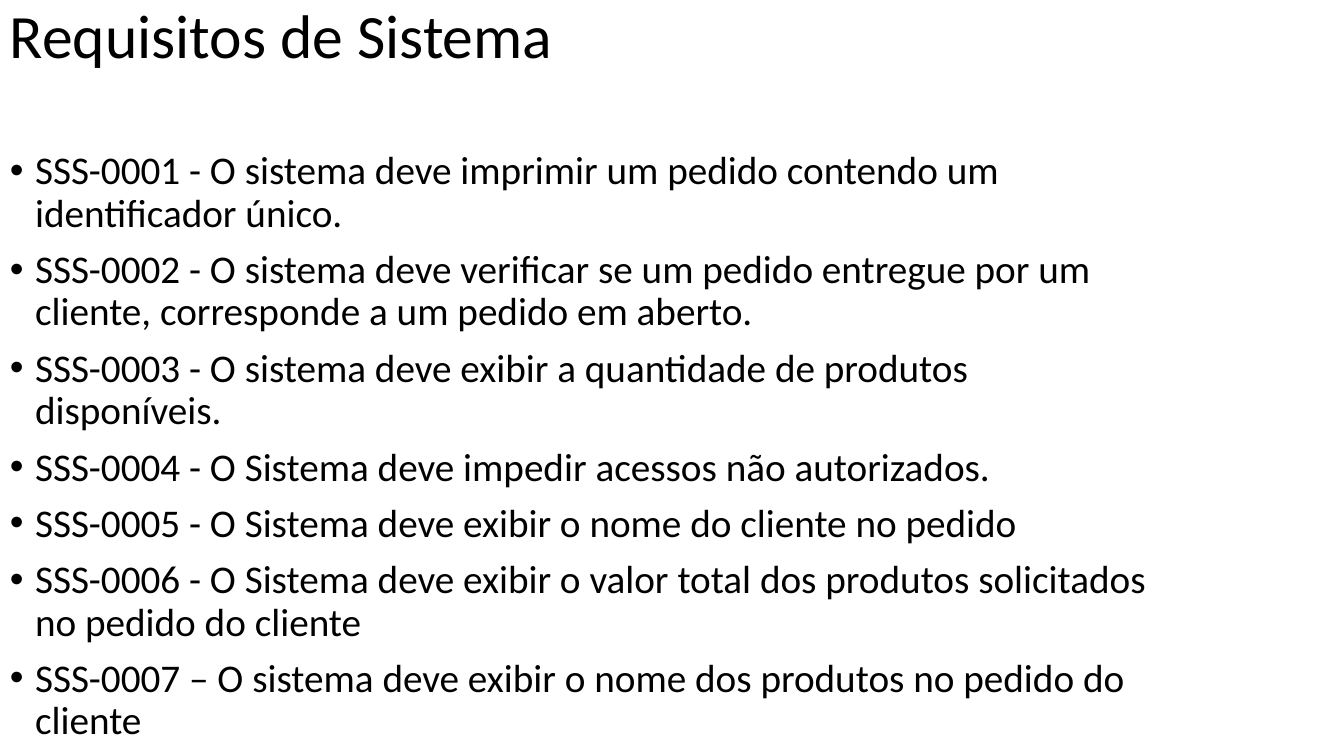
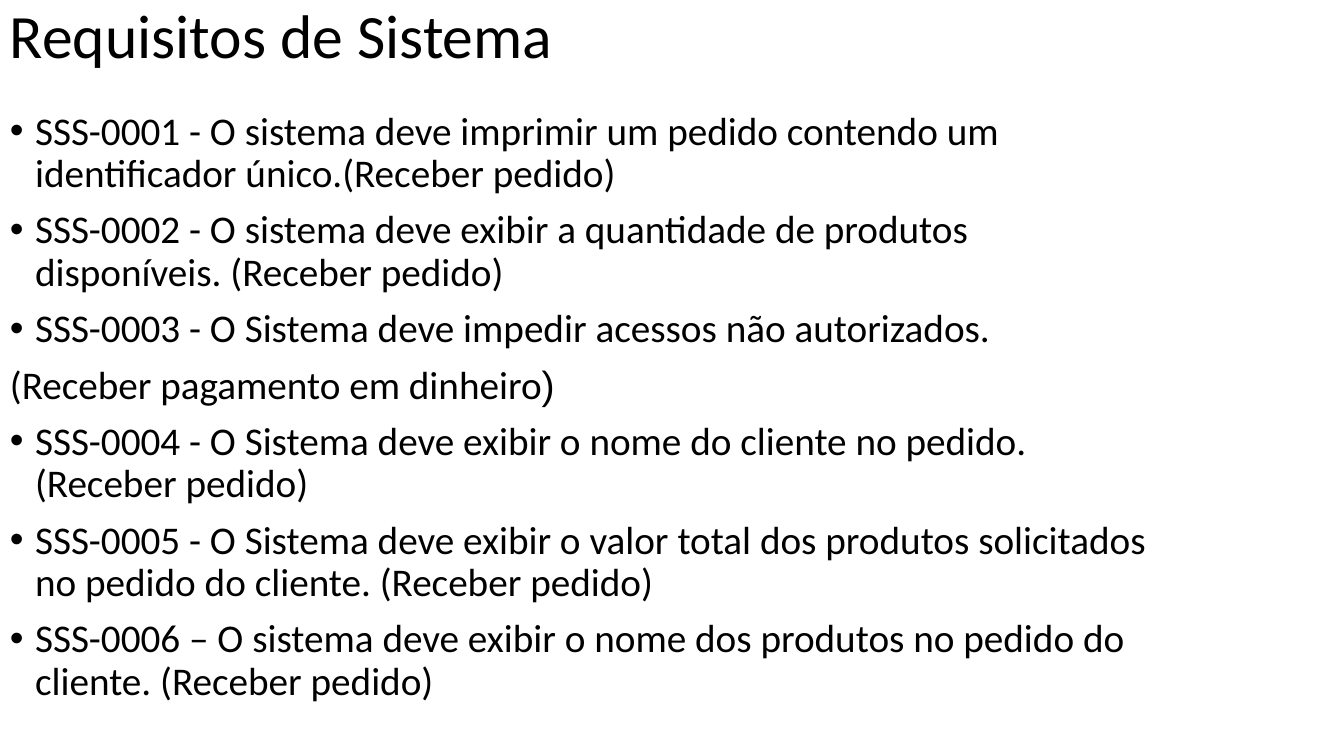
Before and after one commit to Felipe1901648/OPE, a slide deck: slide 1 of 22 - Requisitos do Sistema (SSS).pptx. Drawn at 1344x756 pixels with LibreOffice and Linux fonts; fonts in the diff are those of the drawing. Boxes give left, top, right and bottom in pixels: in the first picture for what was removed or moved away, otherwise in the second. Text is boxed around its words. In the diff, an @@ line names an element or a change of style, - is before the commit and + after.

```diff
--- a/22 - Requisitos do Sistema (SSS).pptx
+++ b/22 - Requisitos do Sistema (SSS).pptx
@@ text at (x1=10, y1=117, x2=1145, y2=702): text changed @@
-• SSS-0001 - O sistema deve imprimir um pedido contendo um identificador único.
-• SSS-0002 - O sistema deve verificar se um pedido entregue por um cliente, corresponde a um pedido em aberto.
-• SSS-0003 - O sistema deve exibir a quantidade de produtos disponíveis.
-• SSS-0004 - O Sistema deve impedir acessos não autorizados.
-• SSS-0005 - O Sistema deve exibir o nome do cliente no pedido
-• SSS-0006 - O Sistema deve exibir o valor total dos produtos solicitados no pedido do cliente
-• SSS-0007 – O sistema deve exibir o nome dos produtos no pedido do cliente
+• SSS-0001 - O sistema deve imprimir um pedido contendo um identificador único.(Receber pedido)
+• SSS-0002 - O sistema deve exibir a quantidade de produtos disponíveis. (Receber pedido)
+• SSS-0003 - O Sistema deve impedir acessos não autorizados.
+(Receber pagamento em dinheiro)
+• SSS-0004 - O Sistema deve exibir o nome do cliente no pedido. (Receber pedido)
+• SSS-0005 - O Sistema deve exibir o valor total dos produtos solicitados no pedido do cliente. (Receber pedido)
+• SSS-0006 – O sistema deve exibir o nome dos produtos no pedido do cliente. (Receber pedido)
```
Also in this commit, not shown: 1 other slide changed, 1 slide added, 20 other files.
